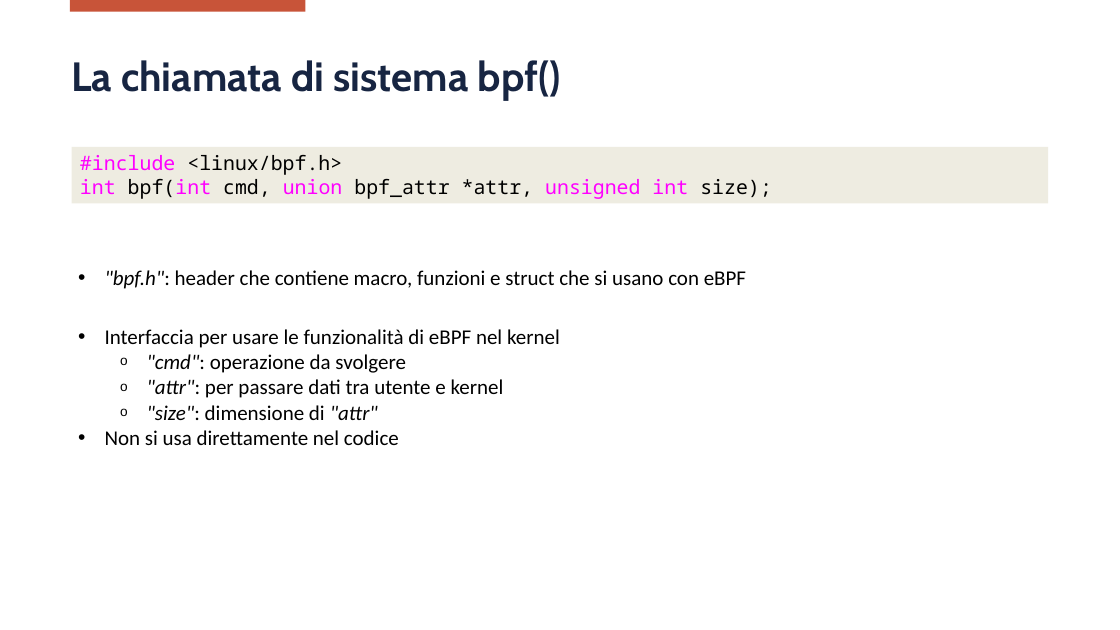
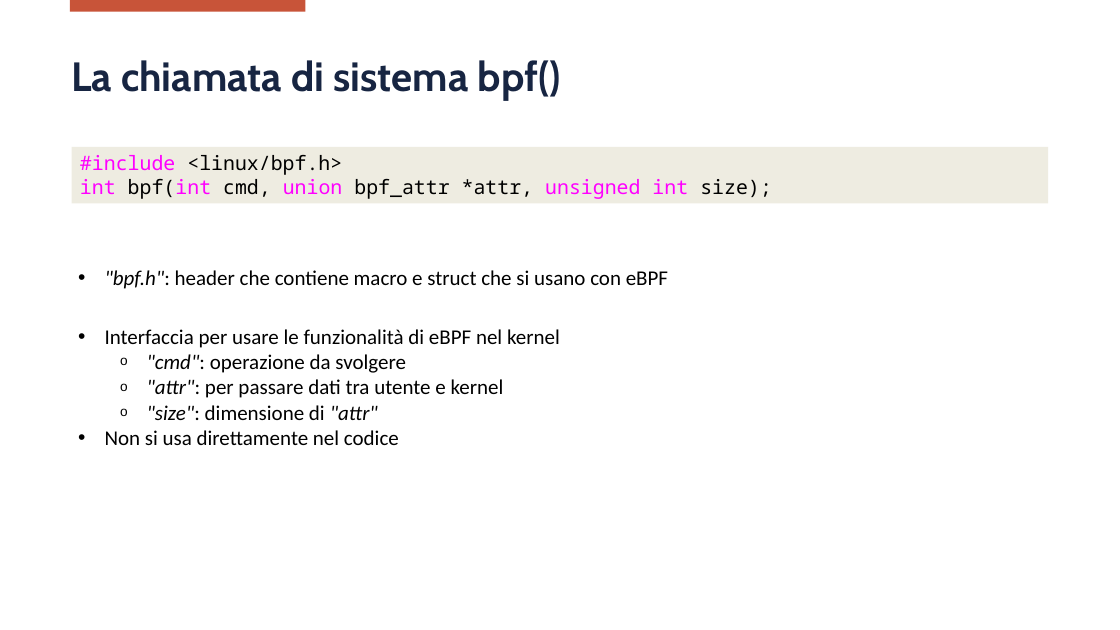
Before and after one commit to Matteo-Locatelli/master_thesis, a slide deck: slide 8 of presentation_ita/Presentation.pptx. Drawn at 1120x630 pixels with LibreOffice and Linux fonts; fonts in the diff are those of the drawing; background and template pictures are left out. Boxes give left, top, right and bottom in pixels: in the first picture for what was removed or moved away, otherwise in the second. Text is boxed around its words. In the diff, an @@ line names an element or a change of style, - is before the commit and + after.

```diff
--- a/presentation_ita/Presentation.pptx
+++ b/presentation_ita/Presentation.pptx
@@ text at bbox=[105, 270, 668, 289]: text changed @@
-• "bpf.h": header che contiene macro, funzioni e struct che si usano con eBPF
+• "bpf.h": header che contiene macro e struct che si usano con eBPF
```
Also in this commit, not shown: 7 other slides changed, 2 other files.
